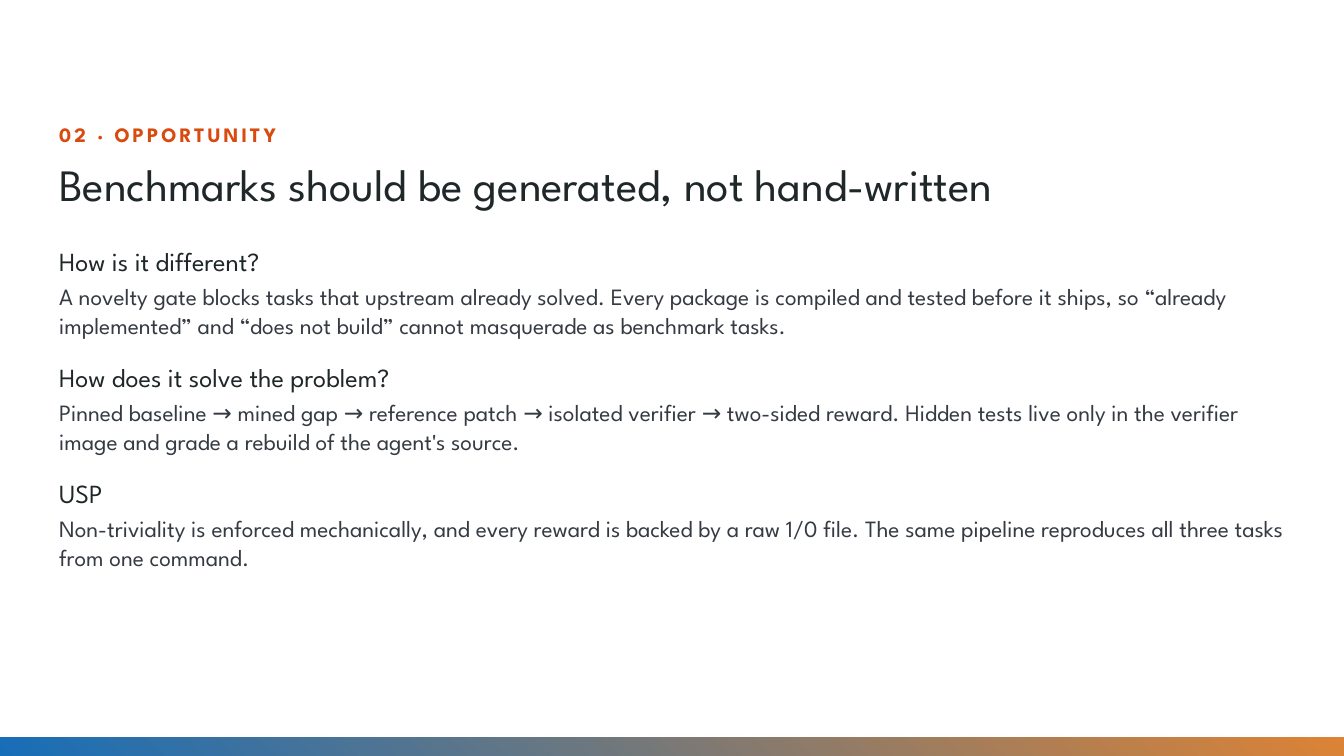
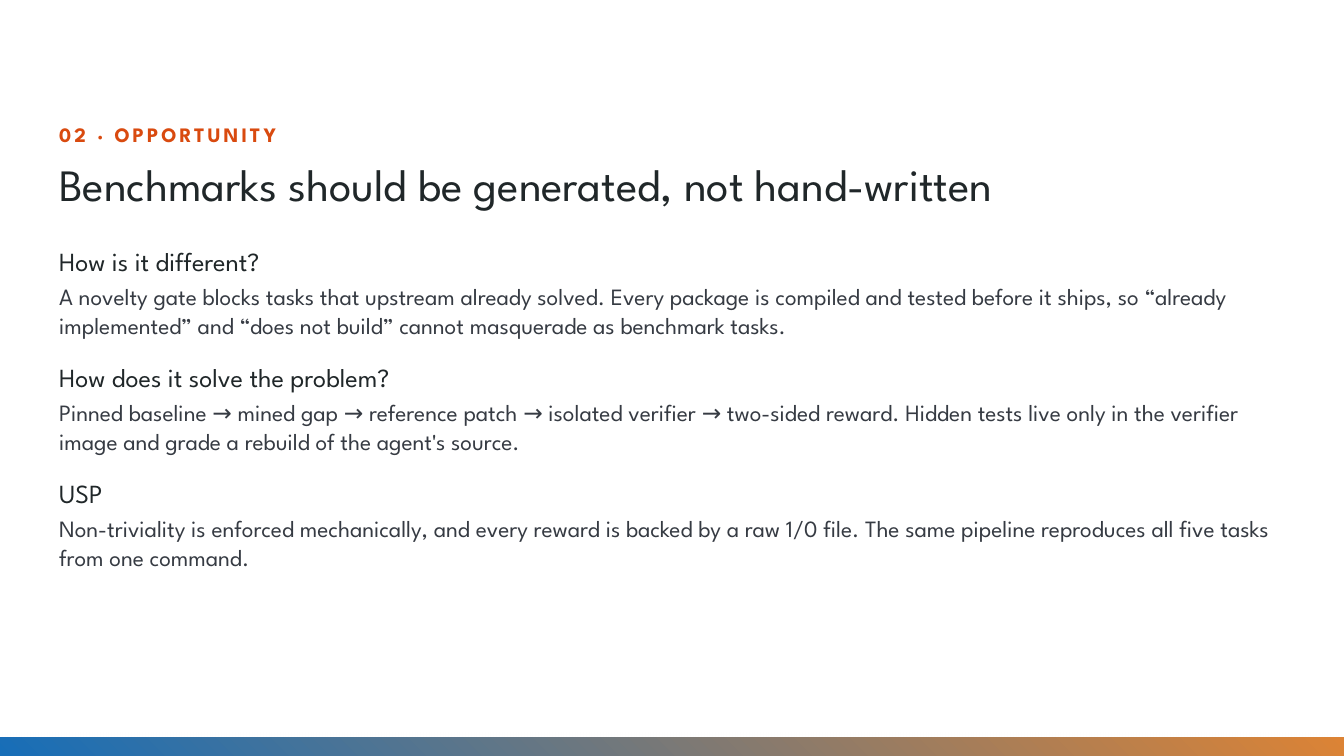
Before and after one commit to Divyanshu-kumar14/jsoncpp-harbor-factory, a slide deck: slide 3 of submission/Innodata_IDEA_SUBMISSION_jsoncpp.pptx. Drawn at 1344x756 pixels with LibreOffice and Linux fonts; fonts in the diff are those of the drawing; background and template pictures are left out. Boxes give left, top, right and bottom in pixels: in the first picture for what was removed or moved away, otherwise in the second. Text is boxed around its words. In the diff, an @@ line names an element or a change of style, - is before the commit and + after.

Commit message:
feat: add merge-patch and strict-number tasks; ship 5-task validated submission with audit

```diff
--- a/submission/Innodata_IDEA_SUBMISSION_jsoncpp.pptx
+++ b/submission/Innodata_IDEA_SUBMISSION_jsoncpp.pptx
@@ text at bbox=[59, 520, 1268, 567]: text changed @@
-Non-triviality is enforced mechanically, and every reward is backed by a raw 1/0 file. The same pipeline reproduces all three tasks from one command.
+Non-triviality is enforced mechanically, and every reward is backed by a raw 1/0 file. The same pipeline reproduces all five tasks from one command.
```
Also in this commit, not shown: 5 other slides changed, 46 other files.
